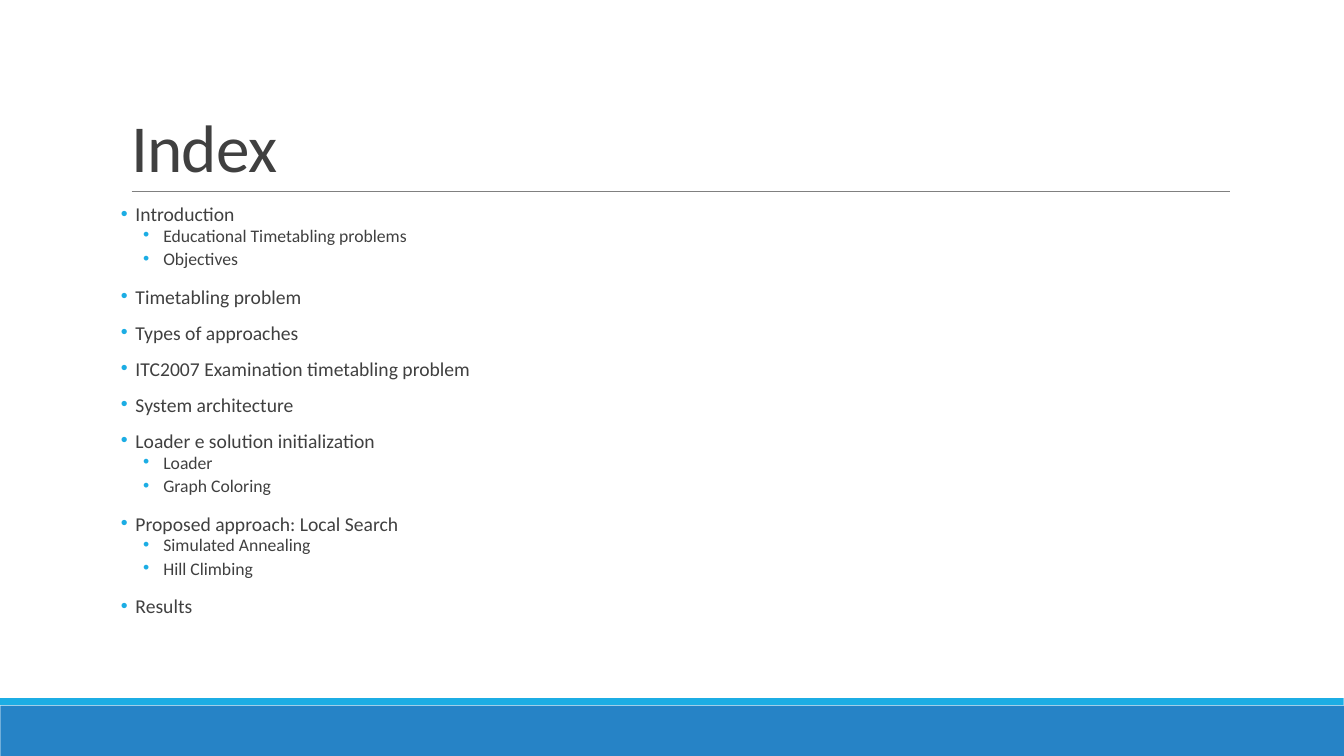
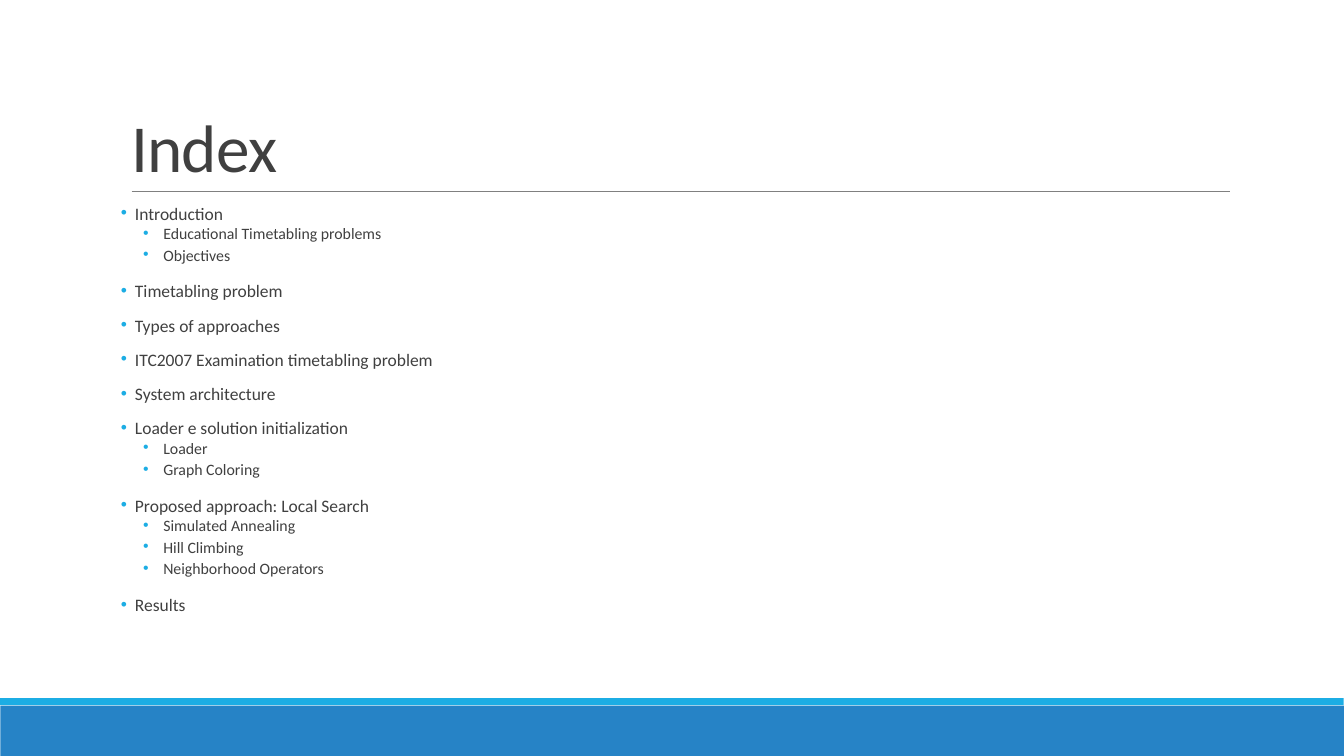
Before and after one commit to devilsdante/isel-examtimetabling-2014-2015, a slide deck: slide 2 of doc/Apresentação Oral/Examination Timetabling Automation using Hybrid Meta-heuristics.pptx. Drawn at 1344x756 pixels with LibreOffice and Linux fonts; fonts in the diff are those of the drawing. Boxes give left, top, right and bottom in pixels: in the first picture for what was removed or moved away, otherwise in the second. Text is boxed around its words. In the diff, an @@ line names an element or a change of style, - is before the commit and + after.

```diff
--- a/doc/Apresentação Oral/Examination Timetabling Automation using Hybrid Meta-heuristics.pptx
+++ b/doc/Apresentação Oral/Examination Timetabling Automation using Hybrid Meta-heuristics.pptx
@@ text at (135, 208, 433, 611): size 14 to 12.5 pt in "Introduction", "Timetabling problem", "Types of approaches", "ITC2007 Examination timetabling problem" and 4 more places; size 12.6 to 11.2 pt in "Educational Timetabling problems", "Objectives", "Loader", "Graph Coloring" and 2 more places @@
@@ text at (163, 563, 324, 577): paragraph added @@
+  • Neighborhood Operators
```
Also in this commit, not shown: 4 other slides changed, 8 slides added, 2 other files.
